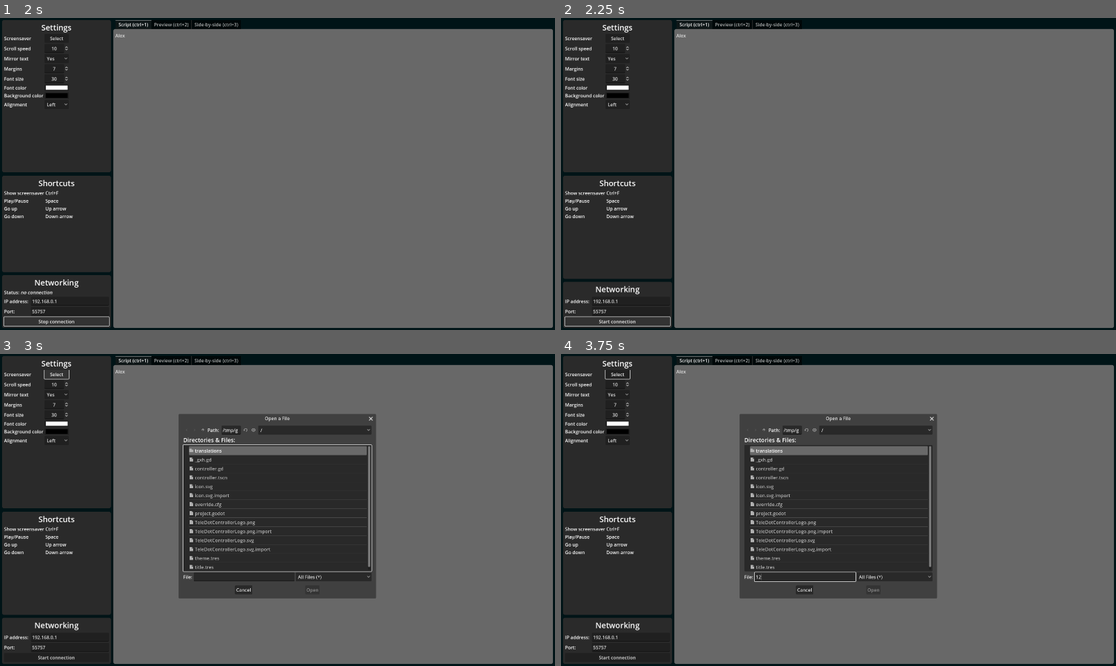
Above: before the commit, frames 1-4 (two rows, left to right).
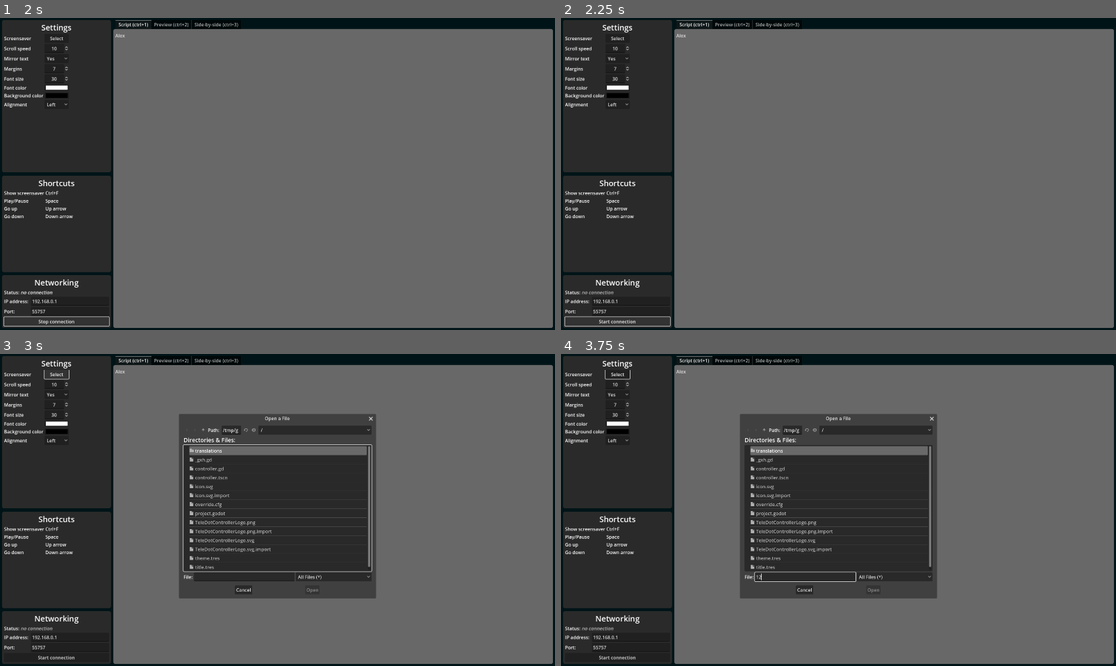
Above: after the commit, the same moments.

Repository: VoylinsGamedevJourney/teledot
Game: Godot game, scene res://controller.tscn
Same seed, same stepped clock (60 frames per second), same inputs: the game is played once before the commit and once after it.
Inputs (mouse positions are in pixels of both pictures, inside the frame that each line leads up to):
- Up to frame 1 (2 s): click (333, 177) at 0.52 s; type "Alex" at 0.6 s; click "Start connection" at 1.25 s
- Up to frame 2 (2.25 s): click "Stop connection" at 2 s
- Up to frame 3 (3 s): click "Select" at 2.75 s
- Up to frame 4 (3.75 s): click (805, 575) at 3.52 s; type "12" at 3.6 s

Frame 1 is identical in both runs. In frame 2, 0.6% of the frame differs, in the area x 0-21%, y 81-89%; in frame 3, 1.3%, in the area x 0-49%, y 23-89%; in frame 4, 1.2%.

Commit message:
Adding 'release focus' on escape

Diff:
--- a/src_controller/controller.gd
+++ b/src_controller/controller.gd
@@ -42,15 +42,26 @@
 
 	# Shortcut commands
 	if event.is_action_pressed("show_screensaver"):
+		get_viewport().gui_release_focus()
 		if $Screensaver.visible:
 			get_window().mode = Window.MODE_WINDOWED
 		else:
 			get_window().mode = Window.MODE_FULLSCREEN
 		$Screensaver.visible = !$Screensaver.visible
 
-	if event.is_action_pressed("play_pause"):  send_command("command_play_pause", null)
-	elif event.is_action_pressed("move_down"): send_command("command_move_down", null)
-	elif event.is_action_pressed("move_up"):   send_command("command_move_up", null)
+	if event.is_action_pressed("release_focus"):
+		get_viewport().gui_release_focus()
+	if (get_viewport().gui_get_focus_owner() != null):
+		return
+
+	if event.is_action_pressed("play_pause"):
+		send_command("command_play_pause", null)
+	if event.is_action_pressed("move_down"):
+		send_command("command_move_down", null)
+	if event.is_action_pressed("move_up"):
+		send_command("command_move_up", null)
+
+
 
 
 func connection_changed() -> void:
@@ -67,12 +78,13 @@
 
 
 func set_connection_text(_status: int = status) -> void:
-	var text: PackedStringArray
+	var text: Array
 	match _status:
 		client.STATUS_NONE:       text = ["gray", "no connection"]
 		client.STATUS_ERROR:      text = ["red", "error"]
 		client.STATUS_CONNECTING: text = ["purple", "connecting"]
 		client.STATUS_CONNECTED:  text = ["green", "connected"]
+		_: text = ["red", _status]
 	%NetworkStatusLabel.text = "Status: [i][color=%s]%s[/color][/i]" % text
 
 
--- a/src_controller/project.godot
+++ b/src_controller/project.godot
@@ -61,6 +61,11 @@
 , Object(InputEventKey,"resource_local_to_scene":false,"resource_name":"","device":-1,"window_id":0,"alt_pressed":false,"shift_pressed":false,"ctrl_pressed":true,"meta_pressed":false,"pressed":false,"keycode":0,"physical_keycode":4194441,"key_label":0,"unicode":51,"echo":false,"script":null)
 ]
 }
+release_focus={
+"deadzone": 0.5,
+"events": [Object(InputEventKey,"resource_local_to_scene":false,"resource_name":"","device":-1,"window_id":0,"alt_pressed":false,"shift_pressed":false,"ctrl_pressed":false,"meta_pressed":false,"pressed":false,"keycode":0,"physical_keycode":4194305,"key_label":0,"unicode":0,"echo":false,"script":null)
+]
+}
 
 [internationalization]
 
